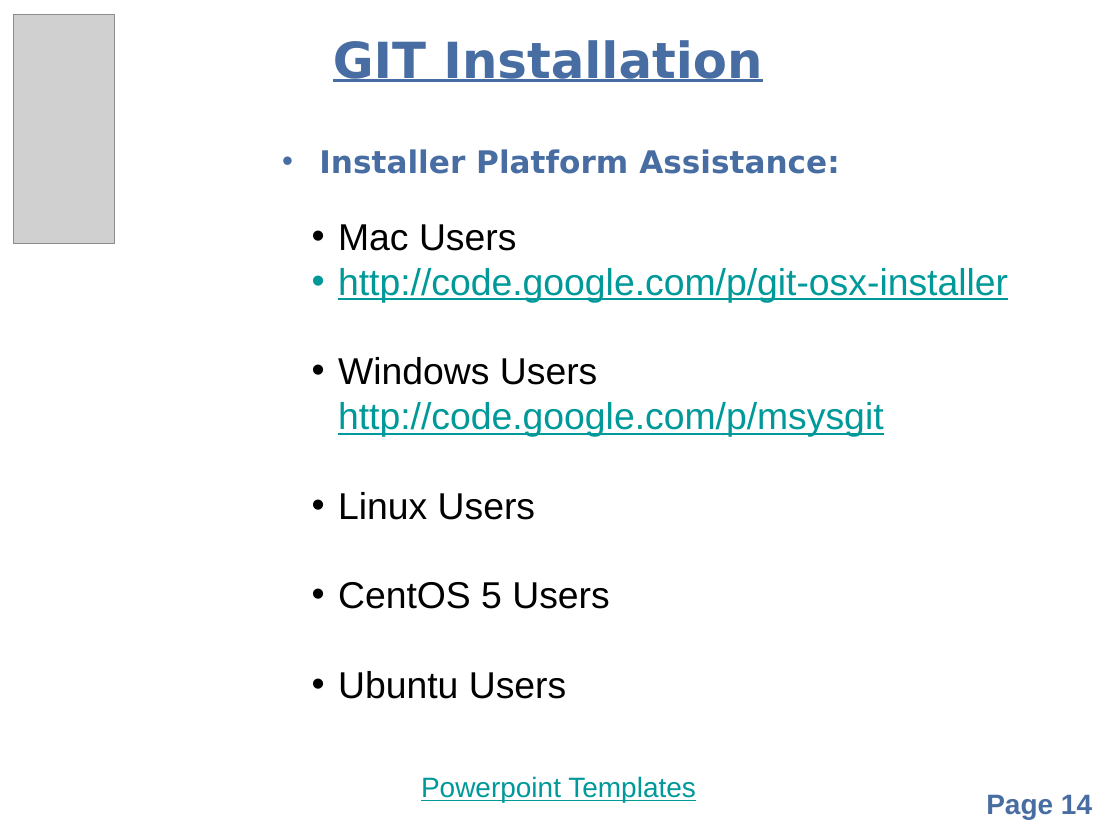
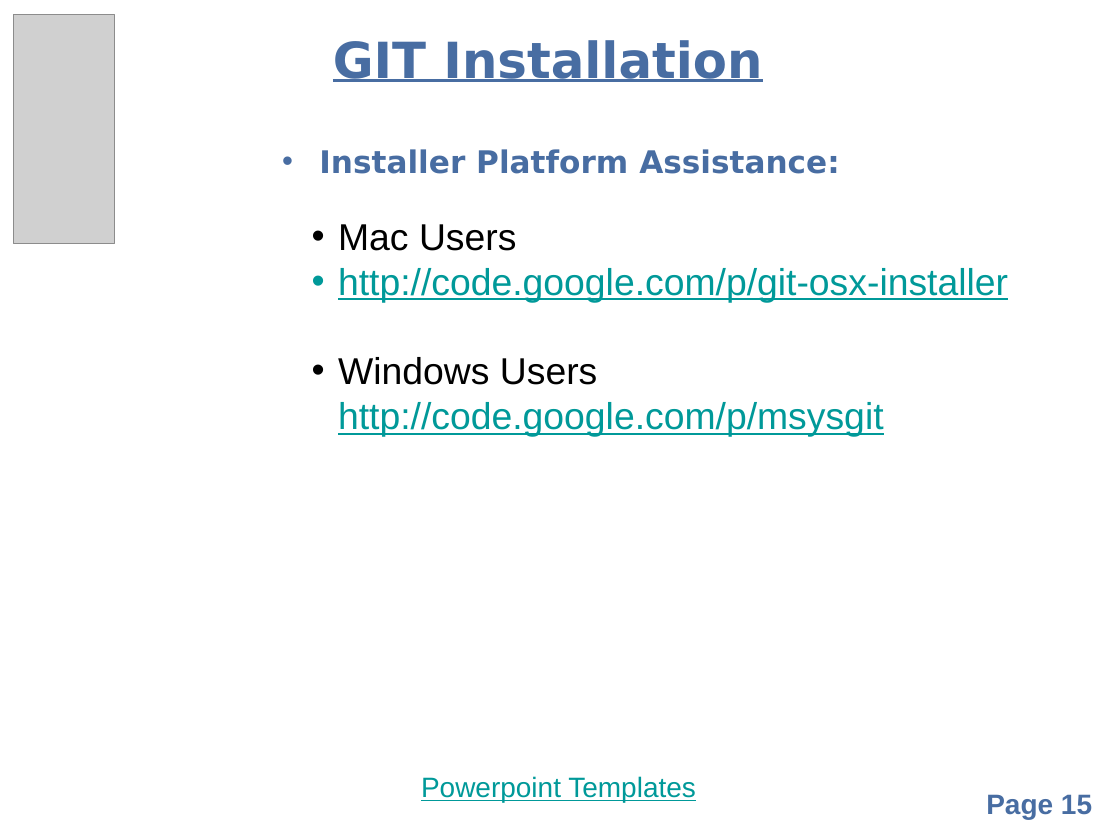
Before and after one commit to balarkrishnan/organizational, a slide deck: slide 15 of GitHub.pptx (slide 14 before the commit). Drawn at 1120x840 pixels with LibreOffice and Linux fonts; fonts in the diff are those of the drawing; grey boxes stand for pictures; background and template pictures are left out. Boxes give left, top, right and bottom in pixels: in the first picture for what was removed or moved away, otherwise in the second. Text is boxed around its words. In the diff, an @@ line names an element or a change of style, - is before the commit and + after.

Commit message:
organized few slides and introduced new slide for Linux installation

```diff
--- a/GitHub.pptx
+++ b/GitHub.pptx
@@ text at [338, 492, 610, 699]: paragraphs removed @@
-  • Linux Users
-  • CentOS 5 Users
-  • Ubuntu Users
@@ page number at [986, 794, 1092, 819]: text changed @@
-Page 14
+Page 15
```
Also in this commit, not shown: 5 other slides changed, 1 slide added.
